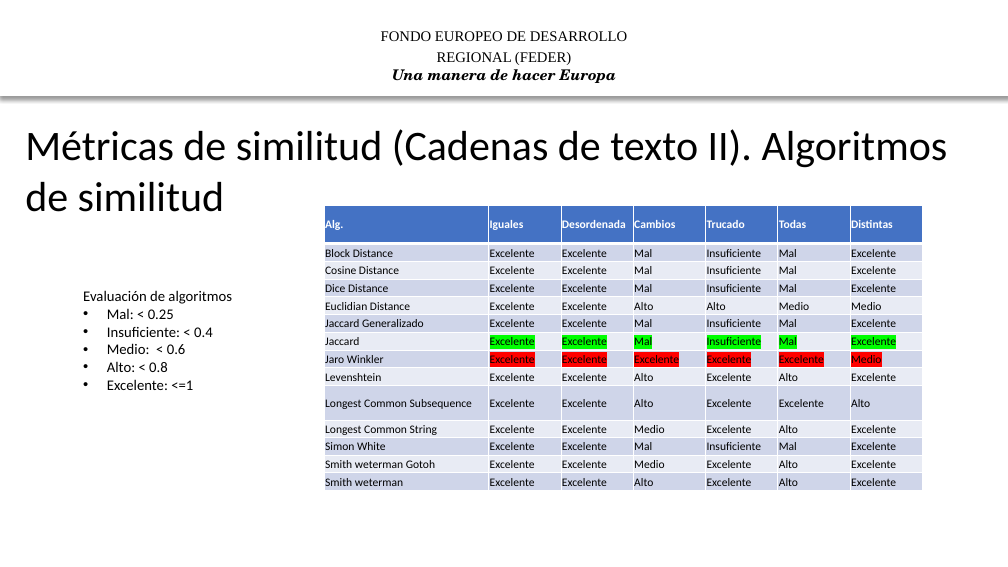
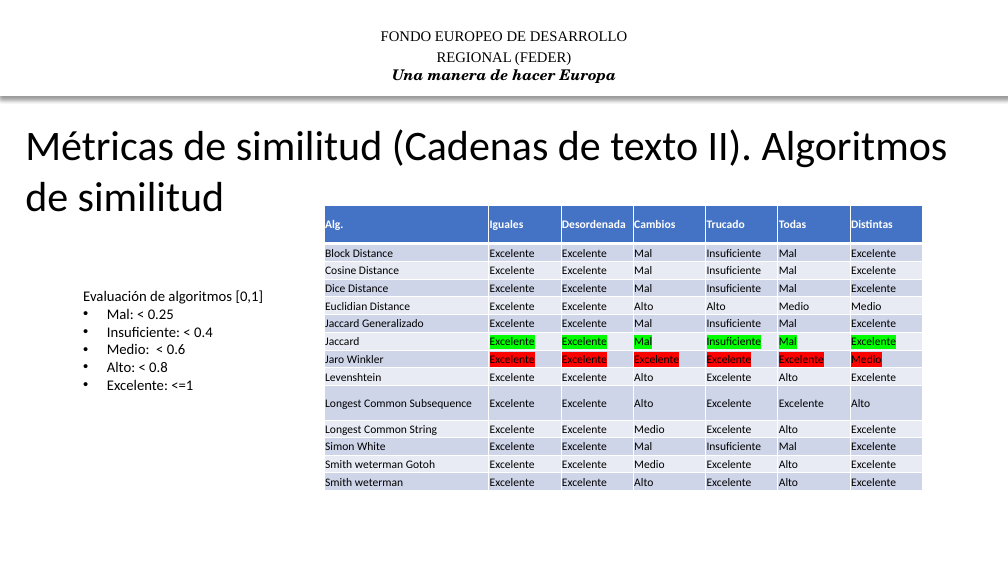
Before and after one commit to Xyara/ib-asio-docs-, a slide deck: slide 8 of entregables_hito_2/libreria_descubrimiento/ASIO_Presentación_Librería_Descubrimiento.pptx. Drawn at 1008x567 pixels with LibreOffice and Linux fonts; fonts in the diff are those of the drawing; background and template pictures are left out. Boxes give left, top, right and bottom in pixels: in the first picture for what was removed or moved away, otherwise in the second. Text is boxed around its words. In the diff, an @@ line names an element or a change of style, - is before the commit and + after.

```diff
--- a/entregables_hito_2/libreria_descubrimiento/ASIO_Presentación_Librería_Descubrimiento.pptx
+++ b/entregables_hito_2/libreria_descubrimiento/ASIO_Presentación_Librería_Descubrimiento.pptx
@@ text at (83, 290, 264, 304): text changed @@
-Evaluación de algoritmos
+Evaluación de algoritmos [0,1]
```
Also in this commit, not shown: 2 other slides changed, 1 slide removed.
